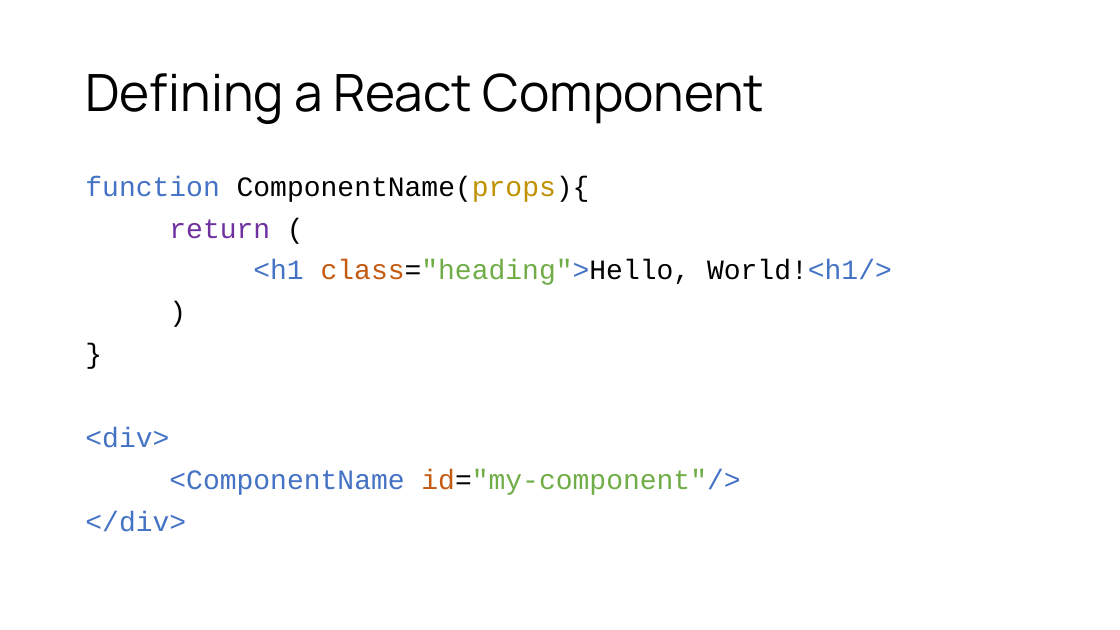
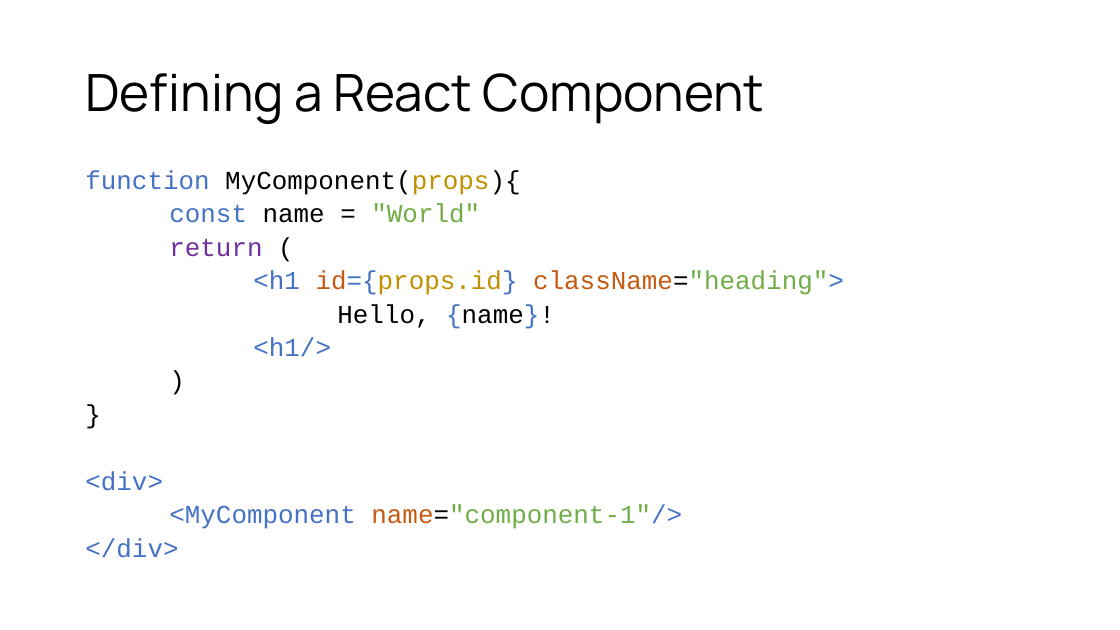
Before and after one commit to d33kshant/webdev-workshop, a slide deck: slide 28 of resources/workshop-presentation.pptx (slide 29 before the commit). Drawn at 1120x630 pixels with LibreOffice and Linux fonts; fonts in the diff are those of the drawing. Boxes give left, top, right and bottom in pixels: in the first picture for what was removed or moved away, otherwise in the second. Text is boxed around its words. In the diff, an @@ line names an element or a change of style, - is before the commit and + after.

```diff
--- a/resources/workshop-presentation.pptx
+++ b/resources/workshop-presentation.pptx
@@ text at bbox=[85, 170, 520, 223]: text changed; size 24 to 22.2 pt @@
-function ComponentName(props){
+function MyComponent(props){
+const name = "World"
@@ text at bbox=[85, 238, 262, 558]: size 24 to 22.2 pt in "return (", ")", "}", "<div>" and 1 more places; line spacing 0.9 to 0.7 @@
@@ text at bbox=[253, 270, 844, 357]: text changed; size 24 to 22.2 pt; text colour #000000 to #4472C4 @@
-<h1 class="heading">Hello, World!<h1/>
+<h1 id={props.id} className="heading">
+Hello, {name}!
+<h1/>
@@ text at bbox=[169, 504, 682, 529]: text changed; size 24 to 22.2 pt @@
-<ComponentName id="my-component"/>
+<MyComponent name="component-1"/>
```
Also in this commit, not shown: 4 other slides changed, 5 slides added, 2 slides removed.
